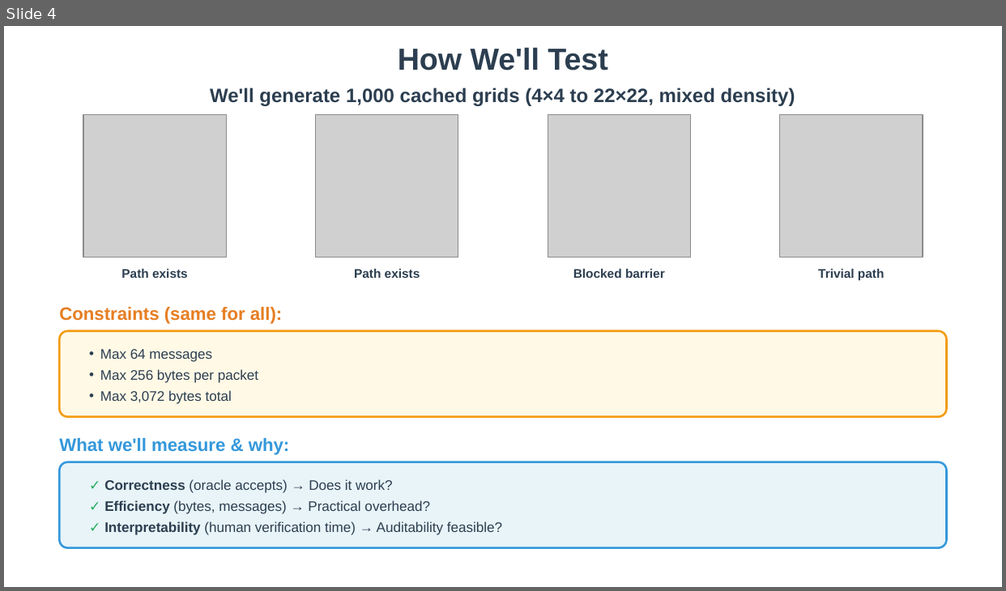
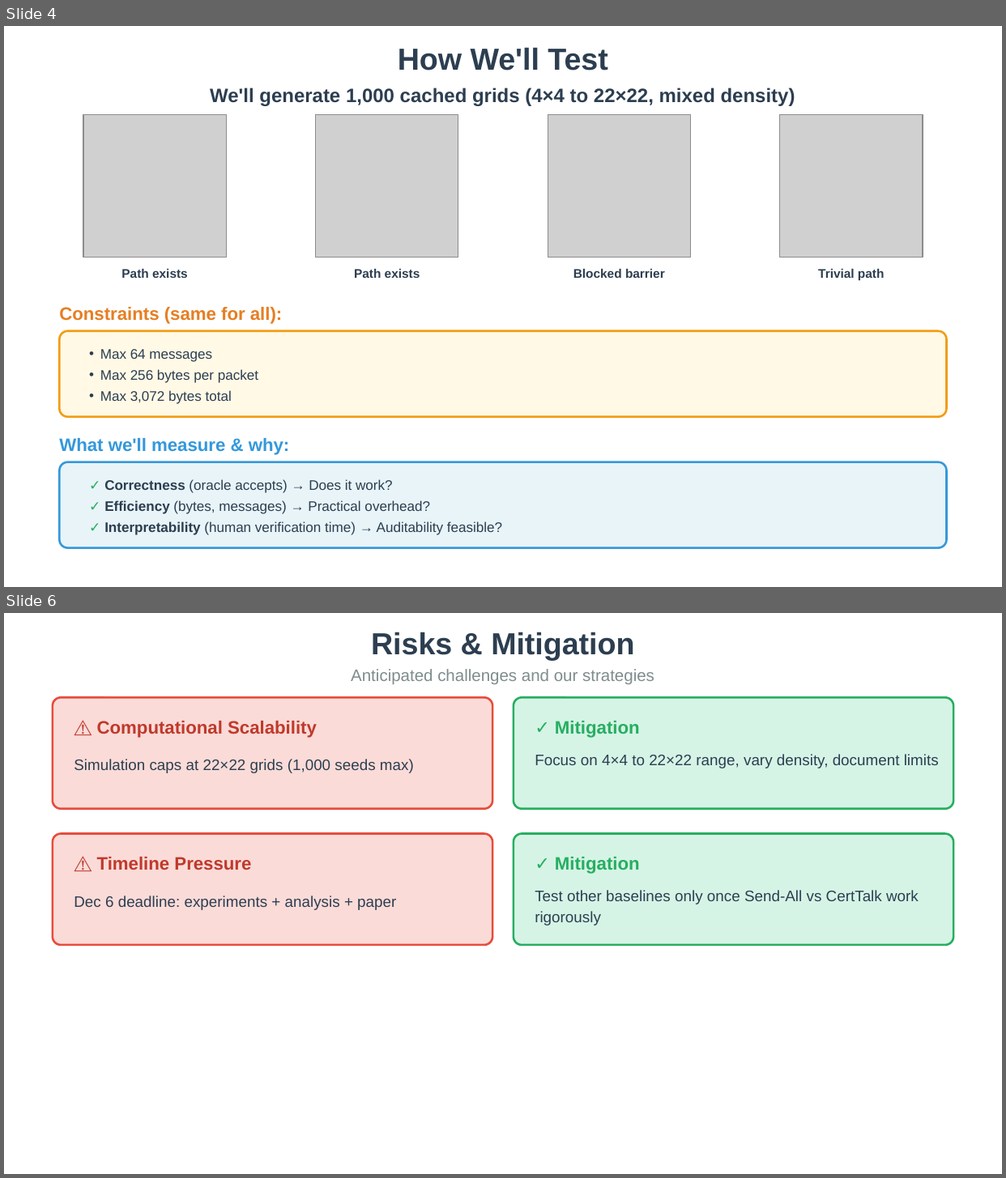
Before and after one commit to Bryan-Nsoh/slide-maker, a slide deck: projects/certtalk/v2-results/CertTalk_Presentation_v2.pptx. Shown one above the other, each under a label of ours: slide 4 before the commit, slides 4 and 6 after it; the slides between them are not shown. The pictures are 1006x591 and 1006x1178 pixels, drawn with LibreOffice and Linux fonts; fonts in the diff are those of the drawing; grey boxes stand for pictures. Boxes give left, top, right and bottom in pixels: in the first picture for what was removed or moved away, otherwise in the second. Text is boxed around its words. In the diff, an @@ line names an element or a change of style, - is before the commit and + after.

```diff
--- a/projects/certtalk/v2-results/CertTalk_Presentation_v2.pptx
+++ b/projects/certtalk/v2-results/CertTalk_Presentation_v2.pptx
@@ slide 6 added at [4, 613, 1002, 1174], background #FFFFFF @@
@@ text added at [371, 632, 634, 660], 22 pt, text #2C3E50, bold @@
+Risks & Mitigation
@@ text added at [351, 669, 654, 684], 12 pt, text #7F8C8D @@
+Anticipated challenges and our strategies
@@ rounded rectangle added at [53, 698, 493, 810], fill #FADBD8, outline #E74C3C 1.5 pt @@
@@ rounded rectangle added at [513, 698, 953, 810], fill #D5F4E6, outline #27AE60 1.5 pt @@
@@ text added at [97, 721, 317, 738], 13 pt, text #C0392B, bold @@
+⚠️ Computational Scalability
@@ text added at [555, 721, 640, 738], 13 pt, text #27AE60, bold @@
+✓ Mitigation
@@ text added at [535, 754, 939, 769], 11 pt, text #2C3E50 @@
+Focus on 4×4 to 22×22 range, vary density, document limits
@@ text added at [74, 759, 414, 773], 11 pt, text #2C3E50 @@
+Simulation caps at 22×22 grids (1,000 seeds max)
@@ rounded rectangle added at [53, 833, 493, 945], fill #FADBD8, outline #E74C3C 1.5 pt @@
@@ rounded rectangle added at [513, 833, 953, 945], fill #D5F4E6, outline #27AE60 1.5 pt @@
@@ text added at [97, 857, 251, 870], 13 pt, text #C0392B, bold @@
+⚠️ Timeline Pressure
@@ text added at [555, 857, 640, 874], 13 pt, text #27AE60, bold @@
+✓ Mitigation
@@ text added at [74, 896, 396, 910], 11 pt, text #2C3E50 @@
+Dec 6 deadline: experiments + analysis + paper
@@ text added at [535, 890, 918, 926], 11 pt, text #2C3E50 @@
+Test other baselines only once Send-All vs CertTalk work rigorously
```
Also in this commit, not shown: 1 slide changed, 2 other slides added, 3 slides removed, 8 other files.
